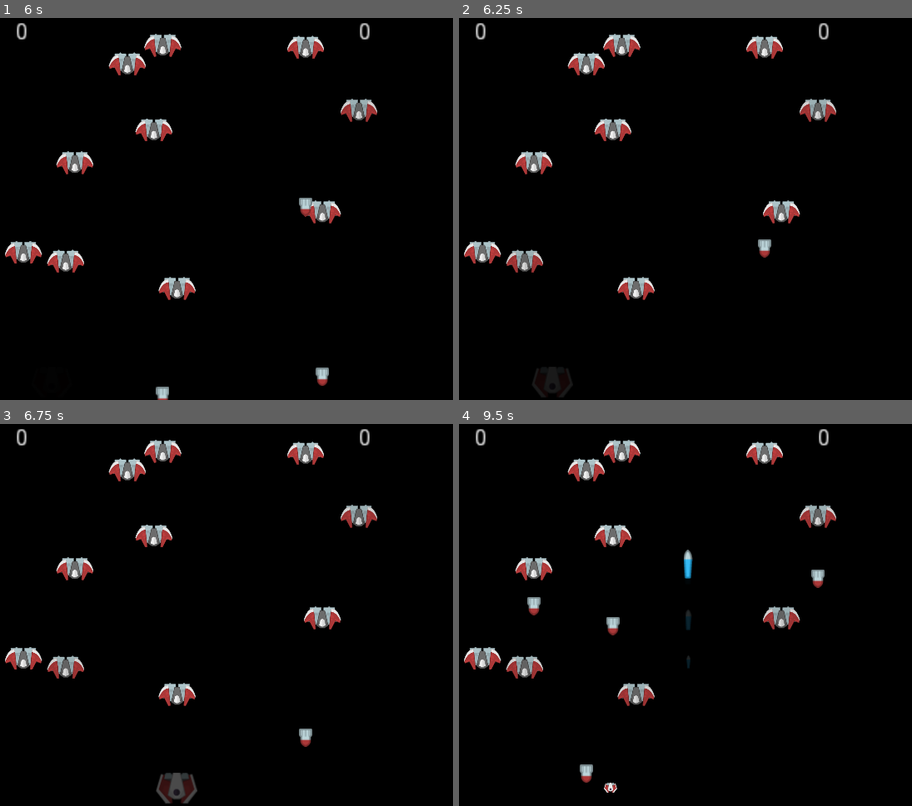
Above: before the commit, frames 1-4 (two rows, left to right).
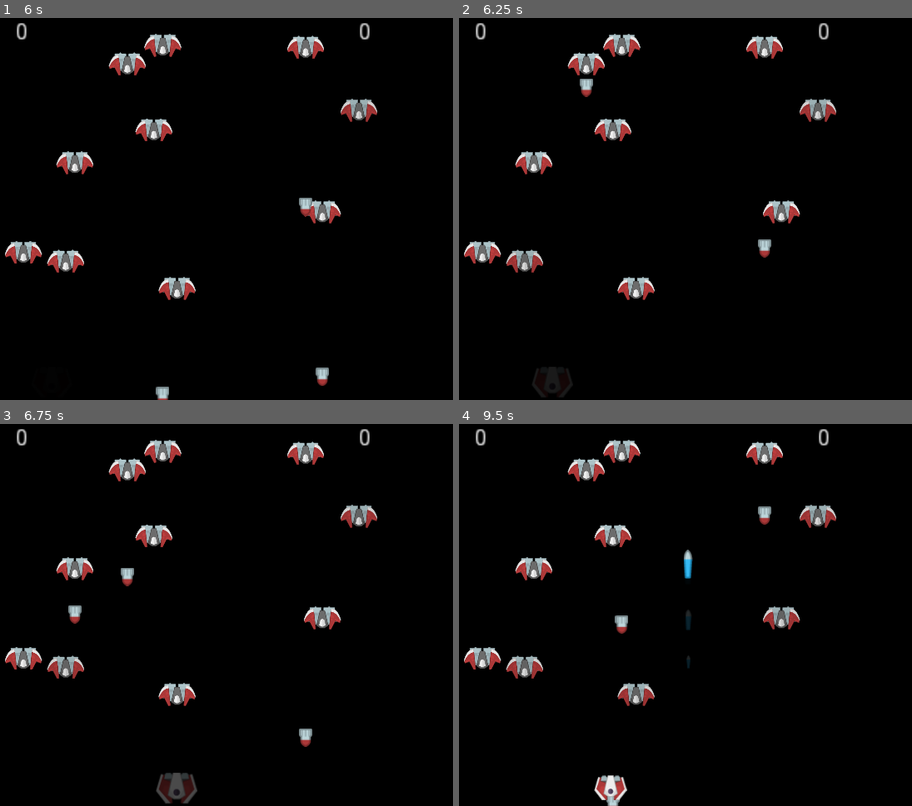
Above: after the commit, the same moments.

Repository: danboid/VGAces
Game: Godot game, scene res://Main.tscn
Two runs of this game, one before a commit and one after it. Both use one fixed random seed, a clock stepped at 60 frames per second and the inputs below.
Inputs:
- Up to frame 1 (6 s): hold Right (ui_right) 0.53-1.28 s; tap Space (ui_select) at 0.77, 1.52, 3.02, 3.77, 4.52 s; hold Left (ui_left) 1.28-2.03 s; hold Right (ui_right) 2.03-3.53 s; hold Left (ui_left) 3.53-5.78 s; hold Right (ui_right) from 5.78 s (still down)
- Up to frame 2 (6.25 s): keep holding Right (ui_right); tap Space (ui_select) at 6.02 s
- Up to frame 3 (6.75 s): keep holding Right (ui_right)
- Up to frame 4 (9.5 s): tap Space (ui_select) at 6.77, 7.52, 9.02 s; release Right (ui_right) at 8.03 s; hold Left (ui_left) from 8.03 s (still down)

Frame 1 is identical in both runs. In frame 2, 0.1% of the frame differs, in the area x 26-30%, y 15-21%; in frame 3, 0.2%; in frame 4, 1.1%, in the area x 15-81%, y 21-100%.

Commit message:
Move bomb process into its own script

Diff:
--- /dev/null
+++ b/Bomb.gd
@@ -0,0 +1,15 @@
+extends Area2D
+
+func _ready():
+	pass
+
+func _process(delta):
+	var bombpos = get_position()
+	var screensize = OS.get_window_size()
+	bombpos.y = bombpos.y + 200 * delta
+	set_position(bombpos)
+	if bombpos.y > screensize.y:
+		queue_free()
+		var bdelay = rand_range(1, 5)
+		get_parent().timer.set_wait_time(bdelay)
+		get_parent().timer.start()
--- a/Bomb.tscn
+++ b/Bomb.tscn
@@ -1,6 +1,7 @@
-[gd_scene load_steps=4 format=2]
+[gd_scene load_steps=5 format=2]
 
-[ext_resource path="res://img/bomb.png" type="Texture" id=1]
+[ext_resource path="res://Bomb.gd" type="Script" id=1]
+[ext_resource path="res://img/bomb.png" type="Texture" id=2]
 
 [sub_resource type="RectangleShape2D" id=1]
 
@@ -10,13 +11,13 @@
 [sub_resource type="SpriteFrames" id=2]
 
 animations = [ {
-"frames": [ ExtResource( 1 ) ],
+"frames": [ ExtResource( 2 ) ],
 "loop": true,
 "name": "default",
 "speed": 5.0
 } ]
 
-[node name="Bomb" type="Area2D"]
+[node name="Bomb" type="Area2D" index="0"]
 
 input_pickable = true
 gravity_vec = Vector2( 0, 1 )
@@ -26,6 +27,7 @@
 collision_mask = 2
 audio_bus_override = false
 audio_bus_name = "Master"
+script = ExtResource( 1 )
 _sections_unfolded = [ "Collision" ]
 __meta__ = {
 "_edit_group_": true
--- a/Main.tscn
+++ b/Main.tscn
@@ -9,7 +9,7 @@
 [ext_resource path="res://ogg/death.ogg" type="AudioStream" id=7]
 [ext_resource path="res://ogg/siren.ogg" type="AudioStream" id=8]
 
-[node name="Main" type="Node" index="0"]
+[node name="Main" type="Node"]
 
 script = ExtResource( 1 )
 Pmissile = ExtResource( 2 )
--- a/Velon.gd
+++ b/Velon.gd
@@ -20,15 +20,7 @@
 	birth.start()
 
 func _process(delta):
-	if has_node("bomb"):
-		var bombpos = get_node("bomb").get_position()
-		bombpos.y = bombpos.y + 200 * delta
-		get_node("bomb").set_position(bombpos)
-		if bombpos.y > screensize.y:
-			get_node("bomb").queue_free()
-			bdelay = rand_range(1, 5)
-			timer.set_wait_time(bdelay)
-			timer.start()
+	pass
 
 func _on_Birth_tween_completed(object, key):
 	timer = Timer.new()
--- a/Velon.tscn
+++ b/Velon.tscn
@@ -18,7 +18,7 @@
 custom_solver_bias = 0.0
 extents = Vector2( 22.5434, 13.4994 )
 
-[node name="Velon" type="Area2D" index="0"]
+[node name="Velon" type="Area2D"]
 
 input_pickable = true
 gravity_vec = Vector2( 0, 1 )
